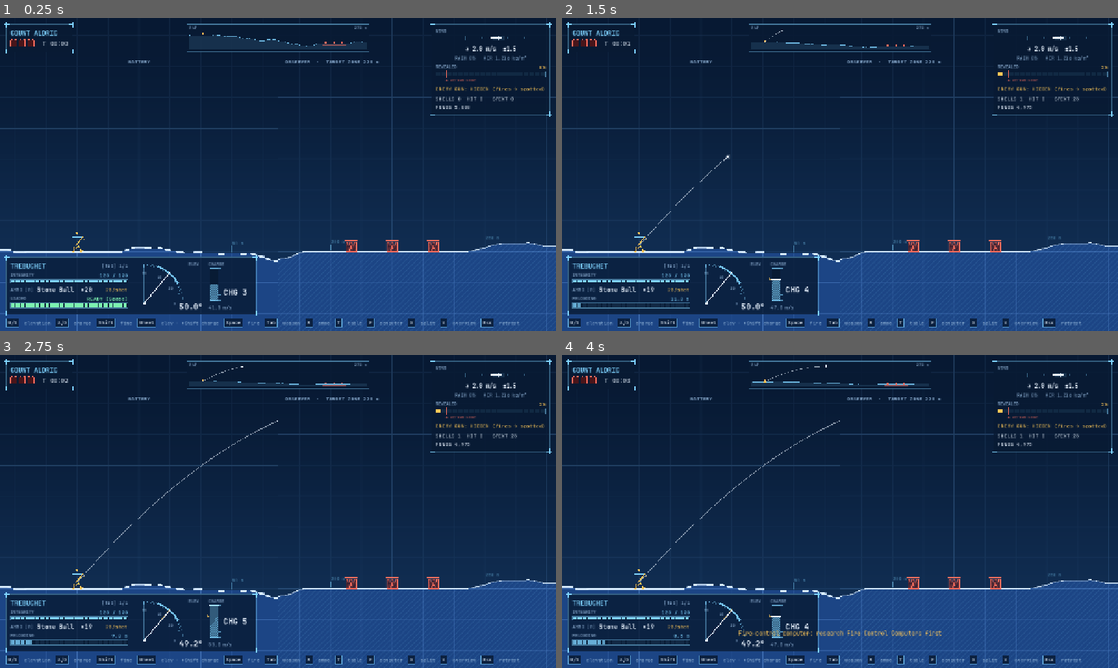
Above: before the commit, frames 1-4 (two rows, left to right).
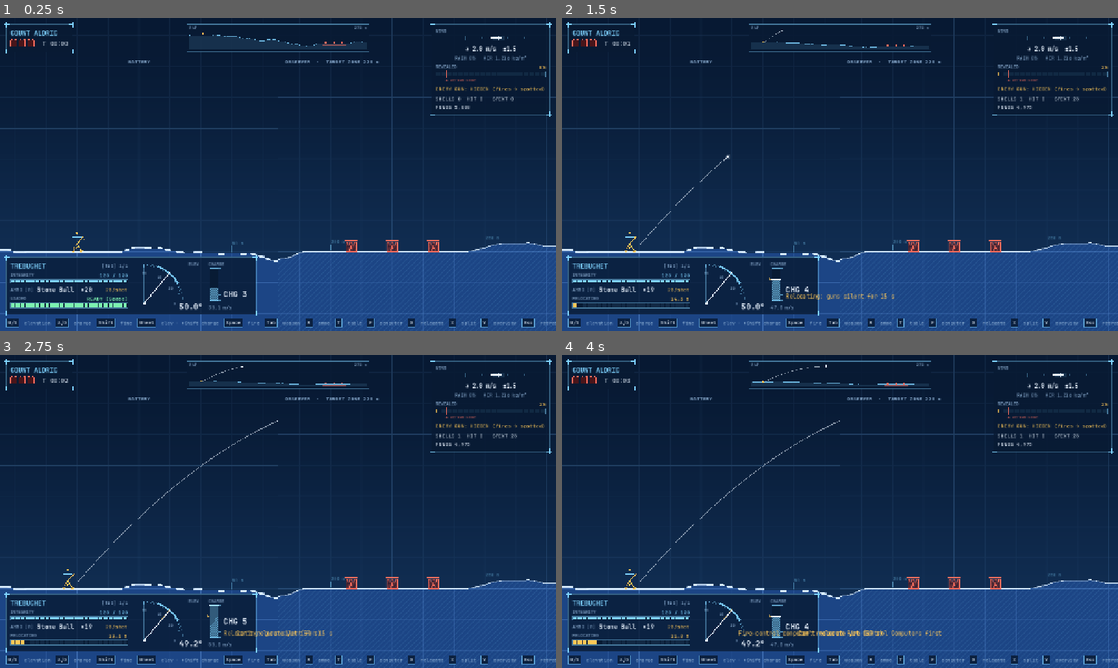
Above: after the commit, the same moments.

Repository: usro/IronAndAngles
Game: Godot game, scene res://scenes/battle/battle.tscn
Two runs of this game, one before a commit and one after it. Both use one fixed random seed, a clock stepped at 60 frames per second and the inputs below. This scene is started directly instead of the project's main scene.
Inputs (mouse positions are in pixels of both pictures, inside the frame that each line leads up to):
- Up to frame 1 (0.25 s): no input
- Up to frame 2 (1.5 s): tap Enter at 0.5 s; move the mouse to (962, 158) at 0.52 s; hold D (charge_up) 0.53-1.25 s; hold Space (fire) 0.53-1.25 s; click (962, 158) at 0.67 s; tap G (relocate, bound only after the commit) at 0.8 s; drag from (728, 190) to (812, 237) at 1.27 s
- Up to frame 3 (2.75 s): move the mouse to (333, 442) at 2.02 s; hold D (charge_up) from 2.03 s (still down); hold G (relocate, bound only after the commit) from 2.03 s (still down); tap S (aim_down) at 2.1 s; click (333, 442) at 2.17 s
- Up to frame 4 (4 s): release D (charge_up) at 2.75 s; release G (relocate, bound only after the commit) at 2.75 s; drag from (812, 574) to (673, 464) at 2.77 s; move the mouse to (1006, 558) at 3.52 s; hold A (charge_down) from 3.53 s (still down); hold F (apply_solution) from 3.53 s (still down); click (1006, 558) at 3.67 s; tap G (relocate, bound only after the commit) at 3.8 s

The runs differ from the first frame. In frame 1, 0.4% of the frame differs, in the area x 37-100%, y 85-99%; in frame 2, 0.5%; in frame 3, 0.6%, in the area x 2-100%, y 7-99%; in frame 4, 0.6%.

Commit message:
Observer calls and shoot-and-scoot
- BattleSim.shell_observed: each player shell is reported once where it first
  came down; the battle turns it into SHORT/OVER n m, ON LINE or TARGET HIT
  vs the nearest standing target (or spotted gun), shown under the observer
  pane (flash note in single view)
- G relocates the battery: guns silent 15 s, shifted along the pad, reveal
  x0.25, 60 s cooldown; HUD shows RELOCATING
- Guns start on a real propellant increment; ChargeIncrements handles
  fixed-velocity weapons and caches by stats
- Guide: gunnery drill (charge, rangefinder, table, wind, bracketing),
  split screen, minimap, relocate

Co-Authored-By: Claude Opus 5.5 <noreply@anthropic.com>

Diff:
--- a/project.godot
+++ b/project.godot
@@ -94,6 +94,11 @@
 "events": [Object(InputEventKey,"resource_local_to_scene":false,"resource_name":"","device":-1,"window_id":0,"alt_press …(190 unchanged characters)…
 ]
 }
+relocate={
+"deadzone": 0.2,
+"events": [Object(InputEventKey,"resource_local_to_scene":false,"resource_name":"","device":-1,"window_id":0,"alt_pressed":false,"shift_pressed":false,"ctrl_pressed":false,"meta_pressed":false,"pressed":false,"keycode":0,"physical_keycode":71,"key_label":0,"unicode":0,"location":0,"echo":false,"script":null)
+]
+}
 retreat={
 "deadzone": 0.2,
 "events": [Object(InputEventKey,"resource_local_to_scene":false,"resource_name":"","device":-1,"window_id":0,"alt_press …(195 unchanged characters)…
--- a/scripts/battle/battle.gd
+++ b/scripts/battle/battle.gd
@@ -51,6 +51,12 @@
 var _ranging := false
 var _range_point := Vector2.INF
 var _range_label: Label
+## Forward-observer calls, newest first ("OVER 25 m").
+var observer_calls: Array[String] = []
+var _calls_label: Label
+const OBSERVER_CALLS_SHOWN := 3
+## A shell landing within this distance of the target's centre is called "on line".
+const OBSERVER_CLOSE_M := 3.0
 
 var _overlay: Node2D
 var _sky: ColorRect
@@ -118,6 +124,7 @@
 	sim.shell_launched.connect(_on_shell_launched)
 	sim.blast.connect(_on_blast)
 	sim.ended.connect(_on_ended)
+	sim.shell_observed.connect(_on_shell_observed)
 	firing_table = FiringTablePanel.new()
 	firing_table.sim = sim
 	hud.add_child(firing_table)
@@ -175,6 +182,12 @@
 	elif event.is_action_pressed("apply_solution"):
 		if not firing_table.apply_nearest():
 			hud.flash_note("Fire-control computer: research Fire Control Computers first")
+	elif event.is_action_pressed("relocate"):
+		if not sim.relocate():
+			hud.flash_note("Can't relocate yet (%.0f s)" % maxf(sim.relocate_cooldown_left, sim.relocating_left)
+				if sim.relocate_cooldown_left > 0.0 else "Can't relocate now")
+		else:
+			hud.flash_note("Relocating: guns silent for %.0f s" % BattleSim.RELOCATE_S)
 	elif event.is_action_pressed("toggle_split"):
 		set_split(not split)
 	elif event.is_action_pressed("toggle_overview"):
@@ -317,6 +330,40 @@
 	# Keep the aspect of the screen and at least the home view's size.
 	var size := Vector2(maxf(rect.size.x, HOME_VIEW_M.x), maxf(rect.size.y, HOME_VIEW_M.y))
 	return Rect2(rect.get_center() - size * 0.5, size)
+
+
+# --- Forward observer ---
+
+## The observer calls where a shell came down relative to the nearest standing target (or the
+## spotted enemy gun): "OVER 25 m", "SHORT 40 m", "ON LINE" or "TARGET HIT".
+func _on_shell_observed(position_m: Vector2, hit: bool) -> void:
+	var call := observer_call(sim, position_m, hit)
+	observer_calls.push_front(call)
+	observer_calls.resize(mini(observer_calls.size(), OBSERVER_CALLS_SHOWN))
+	_calls_label.text = "\n".join(observer_calls.map(func(c: String) -> String: return "▸ " + c))
+	if not _split_active():
+		hud.flash_note("OBSERVER: " + call)
+
+
+static func observer_call(s: BattleSim, position_m: Vector2, hit: bool) -> String:
+	if hit:
+		return "TARGET HIT"
+	var nearest := Vector2.INF
+	for t in s.targets:
+		if not t.is_destroyed():
+			var c := t.rect_m().get_center()
+			if nearest == Vector2.INF or absf(c.x - position_m.x) < absf(nearest.x - position_m.x):
+				nearest = c
+	if s.enemy_spotted and s.enemy_gun_alive():
+		var g := s.enemy_gun_rect().get_center()
+		if nearest == Vector2.INF or absf(g.x - position_m.x) < absf(nearest.x - position_m.x):
+			nearest = g
+	if nearest == Vector2.INF:
+		return "SPLASH"
+	var dx := position_m.x - nearest.x
+	if absf(dx) <= OBSERVER_CLOSE_M:
+		return "ON LINE, CLOSE"
+	return "%s %d m" % ["OVER" if dx > 0.0 else "SHORT", roundi(absf(dx) / 5.0) * 5]
 
 
 # --- Rangefinder ---
@@ -399,6 +446,16 @@
 		l.mouse_filter = Control.MOUSE_FILTER_IGNORE
 		root.add_child(l)
 		if spec[1] == "":
+			_calls_label = Label.new()
+			_calls_label.theme_type_variation = &"MonoLabel"
+			_calls_label.add_theme_color_override("font_color", Blueprint.AMBER)
+			_calls_label.anchor_left = 0.5
+			_calls_label.anchor_right = 0.5
+			_calls_label.offset_left = 16.0
+			_calls_label.offset_top = 114.0
+			_calls_label.grow_horizontal = Control.GROW_DIRECTION_END
+			_calls_label.mouse_filter = Control.MOUSE_FILTER_IGNORE
+			root.add_child(_calls_label)
 			# Right of the divider, clear of the conditions plate in the top-right corner.
 			_observer_label = l
 			l.anchor_left = 0.5
--- a/scripts/battle/battle_hud.gd
+++ b/scripts/battle/battle_hud.gd
@@ -5,8 +5,8 @@
 ## a key strip and the end-of-battle stamp. Only reads the sim; battle.gd forwards input.
 
 const KEY_HINTS := [["W/S", "elevation"], ["A/D", "charge"], ["Shift", "fine"], ["Wheel", "elev · +Shift charge"],
-	["Space", "fire"], ["Tab", "weapon"], ["R", "ammo"], ["T", "table"], ["F", "computer"], ["X", "split"], ["V", "overview"],
-	["Esc", "retreat"]]
+	["Space", "fire"], ["Tab", "weapon"], ["R", "ammo"], ["T", "table"], ["F", "computer"], ["G", "relocate"],
+	["X", "split"], ["V", "overview"], ["Esc", "retreat"]]
 
 var _contract_label: Label
 var _clock_label: Label
@@ -237,6 +237,11 @@
 		_reload.value_text = "DESTROYED"
 		_reload.fraction = 0.0
 		_reload.color = Blueprint.RED
+	elif sim.relocating_left > 0.0:
+		_reload.label = "RELOCATING"
+		_reload.value_text = "%.1f s" % sim.relocating_left
+		_reload.fraction = 1.0 - sim.relocating_left / BattleSim.RELOCATE_S
+		_reload.color = Blueprint.AMBER
 	elif m.is_firing():
 		_reload.label = "FIRING"
 		_reload.value_text = "%d left in salvo" % m.salvo_left
--- a/scripts/battle/battle_sim.gd
+++ b/scripts/battle/battle_sim.gd
@@ -28,6 +28,13 @@
 const ENEMY_GUN_HEALTH_SCALE := 1.0
 ## Destroying the enemy gun adds this share of the payout on victory.
 const COUNTER_BATTERY_BONUS := 0.1
+## Shoot and scoot: the battery stops firing while it moves, then the enemy has lost most of
+## its fix on it (reveal_level is multiplied by RELOCATE_REVEAL_KEEP). Can't be spammed.
+const RELOCATE_S := 15.0
+const RELOCATE_COOLDOWN_S := 60.0
+const RELOCATE_REVEAL_KEEP := 0.25
+## How far along the pad the guns move (meters, either way).
+const RELOCATE_SHIFT_M := 3.0
 ## Battery weapons stand this far apart (closer if many share the pad).
 const MOUNT_SPACING_M := 5.0
 const MAX_FLIGHT_TIME_S := 60.0
@@ -35,6 +42,8 @@
 ## Set by the AI session to replace the default counter-battery brain (see EnemyBrain).
 static var brain_factory: Callable
 
+## Forward-observer report: where a player shell first came down, and whether it did damage.
+signal shell_observed(position_m: Vector2, hit: bool)
 ## A live shell started (player or enemy). Fragments come later through `flight.fragments`.
 signal shell_launched(flight: ShellFlight, enemy: bool)
 ## Something went off at position_m (impact, bounce, airburst). For the view.
@@ -71,6 +80,8 @@
 var enemy_max_health := 0.0
 ## The enemy gun is hidden until its first muzzle flash (or until a shell hits it).
 var enemy_spotted := false
+var relocating_left := 0.0
+var relocate_cooldown_left := 0.0
 ## Share of the enemy ammo's damage that reaches the battery.
 var enemy_damage_scale := ENEMY_DAMAGE_SCALE
 
@@ -150,6 +161,8 @@
 func pull_trigger() -> bool:
 	if outcome != Outcome.NONE:
 		return false
+	if relocating_left > 0.0:
+		return false
 	var m := selected_mount()
 	if m == null or not m.is_ready() or m.ammo_id == &"" or player.ammo_count(m.ammo_id) <= 0:
 		return false
@@ -159,6 +172,29 @@
 	return true
 
 
+func can_relocate() -> bool:
+	return outcome == Outcome.NONE and relocating_left <= 0.0 and relocate_cooldown_left <= 0.0 \
+		and mounts.any(func(m: WeaponMount) -> bool: return m.is_alive())
+
+
+## Shoot and scoot: stop firing for RELOCATE_S while the guns move a few meters along the pad; the
+## enemy's fix on the battery (reveal_level) mostly goes. Returns false if not allowed right now.
+func relocate() -> bool:
+	if not can_relocate():
+		return false
+	relocating_left = RELOCATE_S
+	relocate_cooldown_left = RELOCATE_COOLDOWN_S
+	var shift := RELOCATE_SHIFT_M * (1.0 if _rng.randf() < 0.5 else -1.0)
+	var pad := map.battery_position_m().x
+	for m in mounts:
+		m.abort_salvo()
+		var x := clampf(m.position_m.x + shift, pad - TerrainGenerator.BATTERY_PAD_HALF_M + 1.5,
+			pad + TerrainGenerator.BATTERY_PAD_HALF_M - 1.5)
+		m.position_m = Vector2(x, map.surface_height_at(x))
+	_raise_reveal(reveal_level * RELOCATE_REVEAL_KEEP)
+	return true
+
+
 ## Gives up the contract (counts as a defeat).
 func retreat() -> void:
 	_end(false, "Retreated")
@@ -170,6 +206,8 @@
 	if outcome != Outcome.NONE:
 		return
 	elapsed += delta
+	relocating_left = maxf(0.0, relocating_left - delta)
+	relocate_cooldown_left = maxf(0.0, relocate_cooldown_left - delta)
 	for m in mounts:
 		var due := m.tick(delta)
 		if due > 0:
@@ -476,7 +514,8 @@
 
 func _launch(p: ShotParams, hit_test: Callable, enemy: bool, orbital: bool) -> void:
 	var flight := Ballistics.launch(p, hit_test)
-	_shots[flight] = {"root": flight, "enemy": enemy, "orbital": orbital, "hit": false, "ammo": p.ammo}
+	_shots[flight] = {"root": flight, "enemy": enemy, "orbital": orbital, "hit": false, "ammo": p.ammo,
+		"observed": false}
 	flights.append(flight)
 	shell_launched.emit(flight, enemy)
 
@@ -533,6 +572,10 @@
 	if dealt > 0.0 and not rec.enemy and not rec.hit:
 		rec["hit"] = true
 		result.shells_hit += 1
+	# The observer reports each shell once, where it first came down.
+	if not rec.enemy and not rec.get("observed", true):
+		rec["observed"] = true
+		shell_observed.emit(pos, dealt > 0.0)
 
 
 func _on_settled(f: ShellFlight) -> void:
--- a/scripts/battle/charge_increments.gd
+++ b/scripts/battle/charge_increments.gd
@@ -15,8 +15,11 @@
 
 ## Charge values (0..1) of the weapon's increments, weakest first.
 static func for_weapon(w: WeaponData) -> PackedFloat32Array:
-	if _cache.has(w.id):
-		return _cache[w.id]
+	# Keyed on the stats that matter, not just the id (tests build guns that share ids).
+	var key := "%s/%s/%s/%s/%s/%s" % [w.id, w.muzzle_velocity_min, w.muzzle_velocity_max, w.elevation_min_deg,
+		w.elevation_max_deg, w.allowed_ammo]
+	if _cache.has(key):
+		return _cache[key]
 	var result := _spaced(MIN_COUNT, w, true)
 	if not w.is_direct_fire() and w.launcher_type != GameConstants.LauncherType.ORBITAL and not w.allowed_ammo.is_empty():
 		var ammo := DataRegistry.get_ammo(w.allowed_ammo[0])
@@ -25,7 +28,7 @@
 				result = _spaced(n, w, false)
 				if _covers(w, ammo, result):
 					break
-	_cache[w.id] = result
+	_cache[key] = result
 	return result
 
 
@@ -45,6 +48,11 @@
 
 static func _spaced(n: int, w: WeaponData, linear: bool) -> PackedFloat32Array:
 	var out := PackedFloat32Array()
+	if w.muzzle_velocity_max - w.muzzle_velocity_min <= 1e-6:
+		# One fixed velocity: the increments are nominal.
+		for i in n:
+			out.append(i / float(n - 1))
+		return out
 	var lo := maxf(w.muzzle_velocity_min, 1.0)
 	var hi := maxf(w.muzzle_velocity_max, lo + 1.0)
 	for i in n:
--- a/scripts/battle/weapon_mount.gd
+++ b/scripts/battle/weapon_mount.gd
@@ -35,6 +35,8 @@
 	position_m = p_position_m
 	health = p_health
 	elevation_deg = (weapon.elevation_min_deg + weapon.elevation_max_deg) * 0.5
+	# Start on a real propellant increment (the middle one).
+	charge = increments()[charge_increment()]
 	_lockout_total = lockout_time()
 
 
--- /dev/null
+++ b/tests/battle/test_gunnery.gd
@@ -0,0 +1,57 @@
+extends TestCase
+## Forward-observer calls and shoot-and-scoot.
+
+const Battle := preload("res://scripts/battle/battle.gd")
+
+
+func _sim() -> BattleSim:
+	var contract: ContractData = DataRegistry.get_contract(&"siege_of_aldmoor")
+	var p := PlayerState.new()
+	p.add_weapon(DataRegistry.get_weapon(&"trebuchet"))
+	p.add_ammo(&"stone_ball", 30)
+	var sim := BattleSim.new(contract, contract.plots[0], p, TerrainGenerator.generate(contract.plots[0]), 4)
+	sim.enemy_brain = null
+	return sim
+
+
+func test_observer_calls_short_over_and_hits() -> void:
+	var sim := _sim()
+	var t := sim.targets[0].rect_m().get_center()
+	assert_eq(Battle.observer_call(sim, t + Vector2(-41, 0), false), "SHORT 40 m")
+	var last := sim.targets[sim.targets.size() - 1].rect_m().get_center()
+	assert_eq(Battle.observer_call(sim, last + Vector2(23, 0), false), "OVER 25 m", "past the farthest target")
+	assert_eq(Battle.observer_call(sim, t + Vector2(1, 0), false), "ON LINE, CLOSE")
+	assert_eq(Battle.observer_call(sim, t, true), "TARGET HIT")
+
+
+func test_each_shell_is_observed_once_at_first_contact() -> void:
+	var sim := _sim()
+	var seen: Array = []
+	sim.shell_observed.connect(func(pos: Vector2, hit: bool) -> void: seen.append([pos, hit]))
+	var m := sim.selected_mount()
+	m.elevation_deg = 45.0
+	m.charge = 1.0
+	sim.pull_trigger()
+	for i in 900:
+		sim.tick(1.0 / 60.0)
+		if not sim.player_shots_pending():
+			break
+	assert_eq(seen.size(), 1, "one report per shell, even though stone balls bounce")
+
+
+func test_relocate_silences_hides_and_cools_down() -> void:
+	var sim := _sim()
+	sim.reveal_level = 0.8
+	var before := sim.mounts[0].position_m.x
+	assert_true(sim.relocate())
+	assert_near(sim.reveal_level, 0.8 * BattleSim.RELOCATE_REVEAL_KEEP, 1e-5, "enemy loses most of its fix")
+	assert_near(absf(sim.mounts[0].position_m.x - before), BattleSim.RELOCATE_SHIFT_M, 0.01, "guns moved")
+	assert_false(sim.pull_trigger(), "no firing while moving")
+	assert_false(sim.relocate(), "can't relocate again right away")
+	for i in int(BattleSim.RELOCATE_S * 10) + 2:
+		sim.tick(0.1)
+	assert_true(sim.pull_trigger(), "back in action after relocating")
+	assert_false(sim.can_relocate(), "still cooling down")
+	for i in int(BattleSim.RELOCATE_COOLDOWN_S * 10):
+		sim.tick(0.1)
+	assert_true(sim.can_relocate(), "ready again after the cooldown")
Not shown, changed: HOW_TO_PLAY.md
